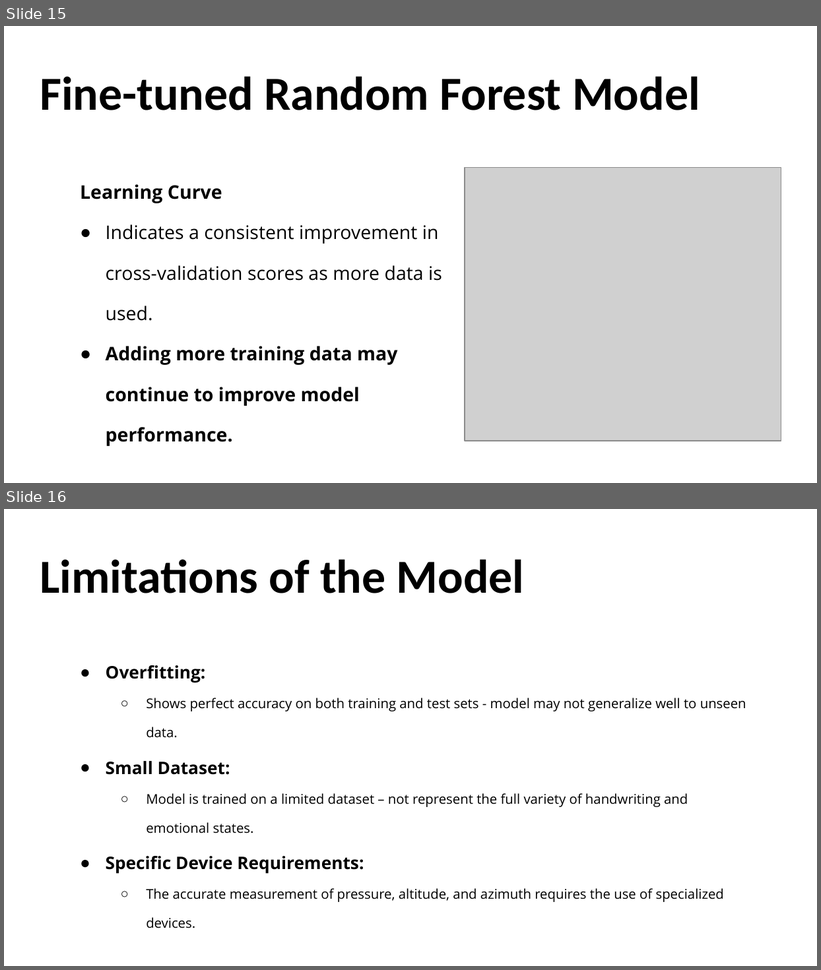
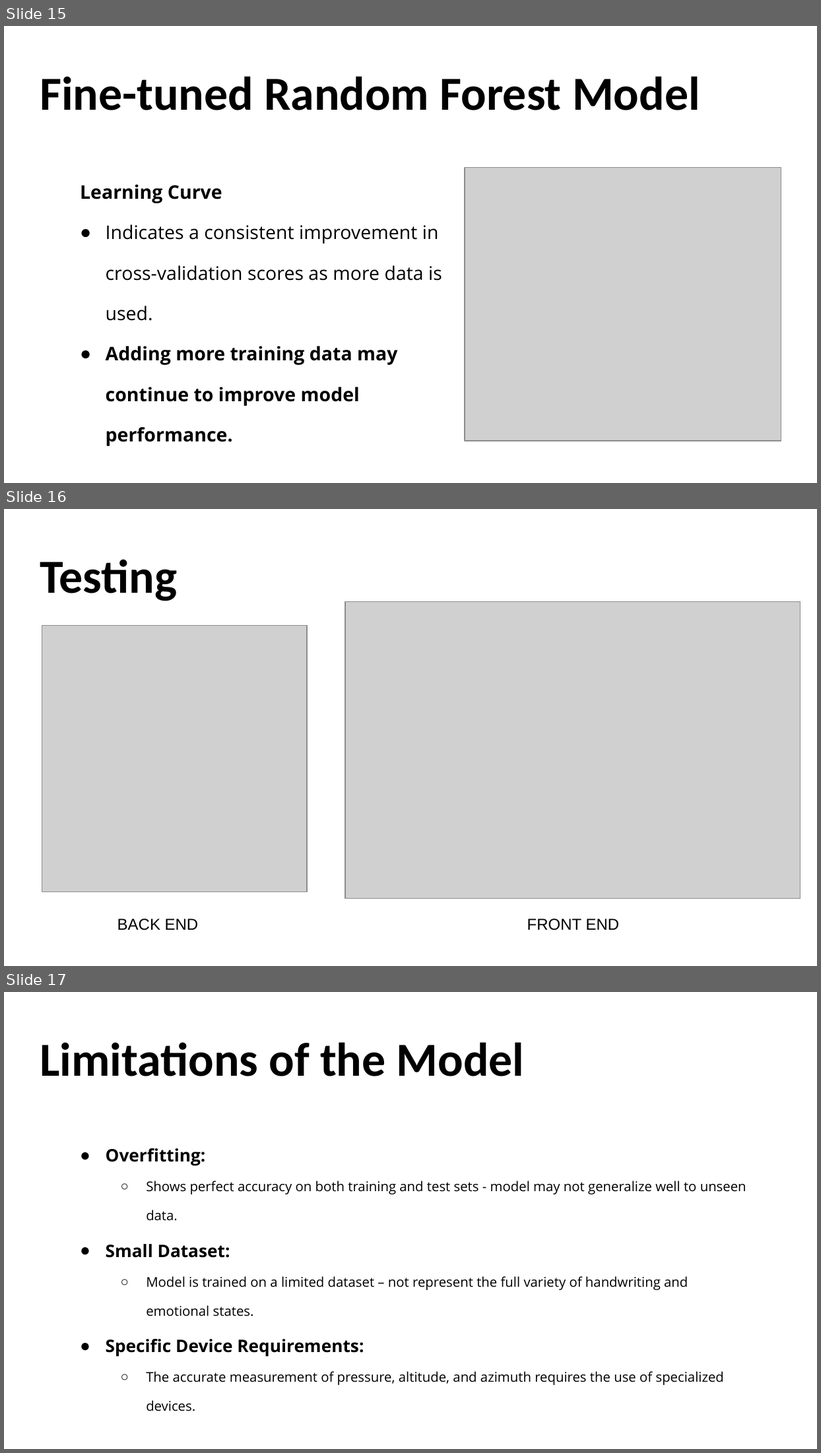
Before and after one commit to Ernawaty2024/handwriting_sentiment_classifier, a slide deck: Project 4.1.pptx. Shown one above the other, each under a label of ours: slides 15 and 16 before the commit, slides 15, 16 and 17 after it. The pictures are 821x970 and 821x1453 pixels, drawn with LibreOffice and Linux fonts; fonts in the diff are those of the drawing; grey boxes stand for pictures; background and template pictures are left out. Boxes give left, top, right and bottom in pixels: in the first picture for what was removed or moved away, otherwise in the second. Text is boxed around its words. In the diff, an @@ line names an element or a change of style, - is before the commit and + after.

Commit message:
UPDATE

```diff
--- a/Project 4.1.pptx
+++ b/Project 4.1.pptx
@@ slide 16 added at (4, 509, 817, 966), background picture (left out) @@
@@ title added at (40, 559, 177, 601), 42 pt, text #000000, bold @@
+Testing
@@ picture added at (345, 601, 801, 899) @@
@@ picture added at (42, 625, 308, 892) @@
@@ text added at (118, 919, 199, 931), 14 pt, text #000000 @@
+BACK END
@@ text added at (527, 919, 620, 931), 14 pt, text #000000 @@
+FRONT END
@@ what was slide 16 is now slide 17 @@
```
